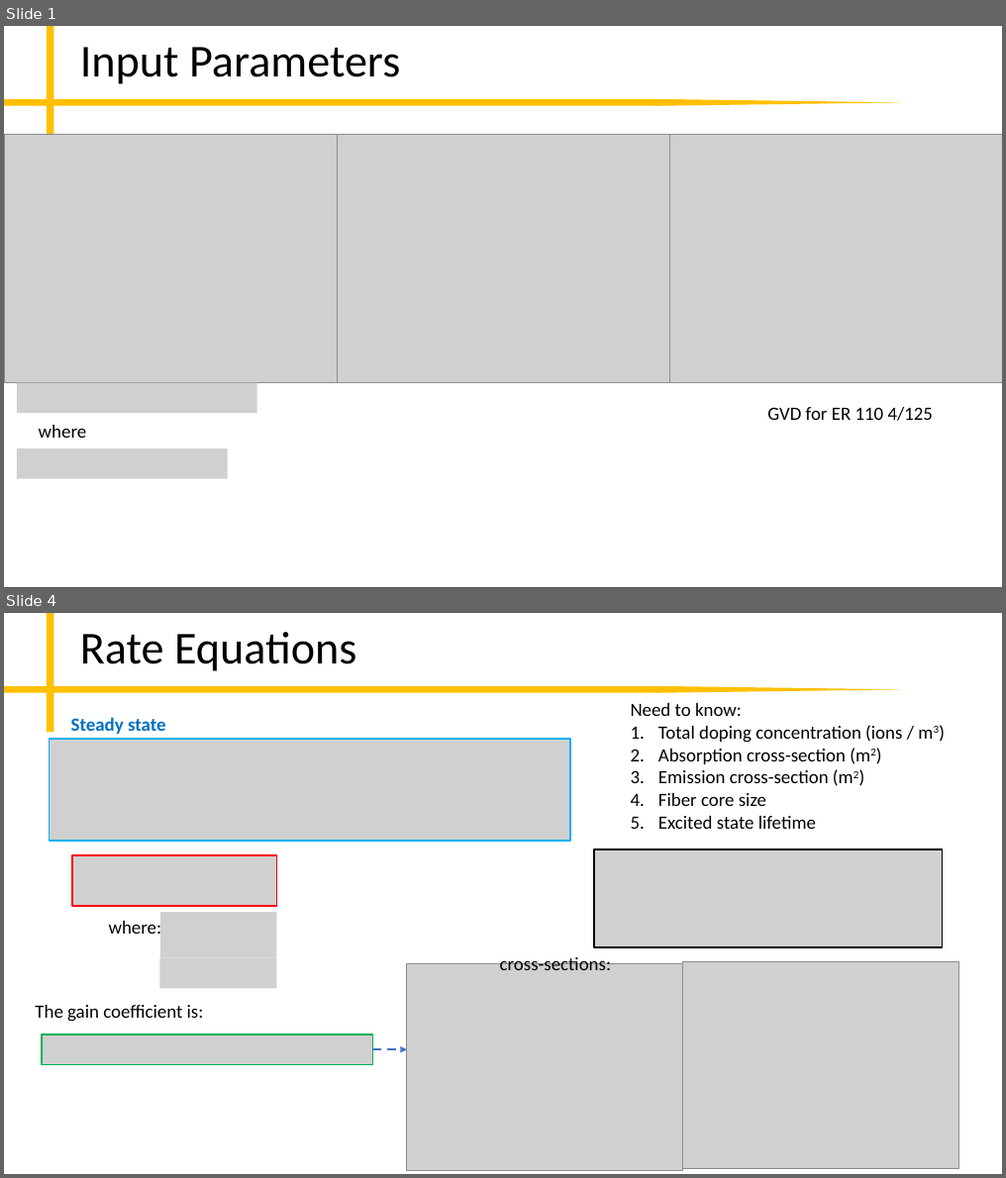
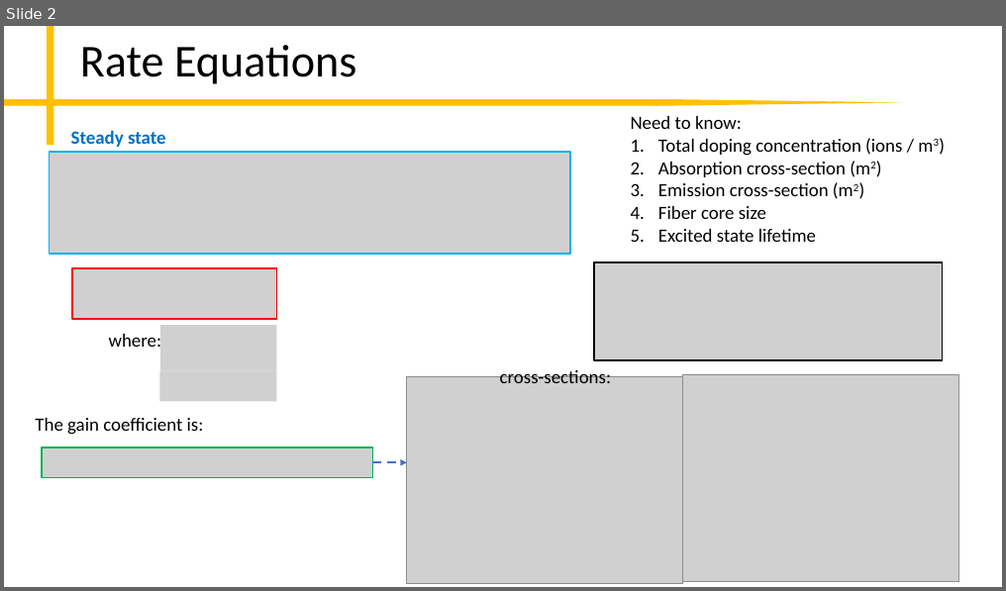
Before and after one commit to peter-chang62/Laser-Design-Scripts, a slide deck: memo.pptx. Shown one above the other, each under a label of ours: slides 1 and 4 before the commit, slide 2 after it; the slides between them are not shown. The pictures are 1006x1178 and 1006x591 pixels, drawn with LibreOffice and Linux fonts; fonts in the diff are those of the drawing; grey boxes stand for pictures. Boxes give left, top, right and bottom in pixels: in the first picture for what was removed or moved away, otherwise in the second. Text is boxed around its words. In the diff, an @@ line names an element or a change of style, - is before the commit and + after.

```diff
--- a/memo.pptx
+++ b/memo.pptx
@@ slide 1 removed at [4,26,1002,587], background #FFFFFF; not listed: 3 template elements that a slide beside it also shows @@
@@ title removed at [80,47,400,84] @@
-Input Parameters
@@ picture removed at [4,134,337,383] @@
@@ picture removed at [337,134,668,383] @@
@@ picture removed at [669,134,1002,383] @@
@@ picture removed at [17,383,257,413] @@
@@ text removed at [767,407,934,421] @@
-GVD for ER 110 4/125
@@ text removed at [39,425,87,438] @@
-where
@@ picture removed at [17,449,227,478] @@
@@ what was slide 4 is now slide 2 @@
```
Also in this commit, not shown: 1 slide added, 2 other slides removed.
